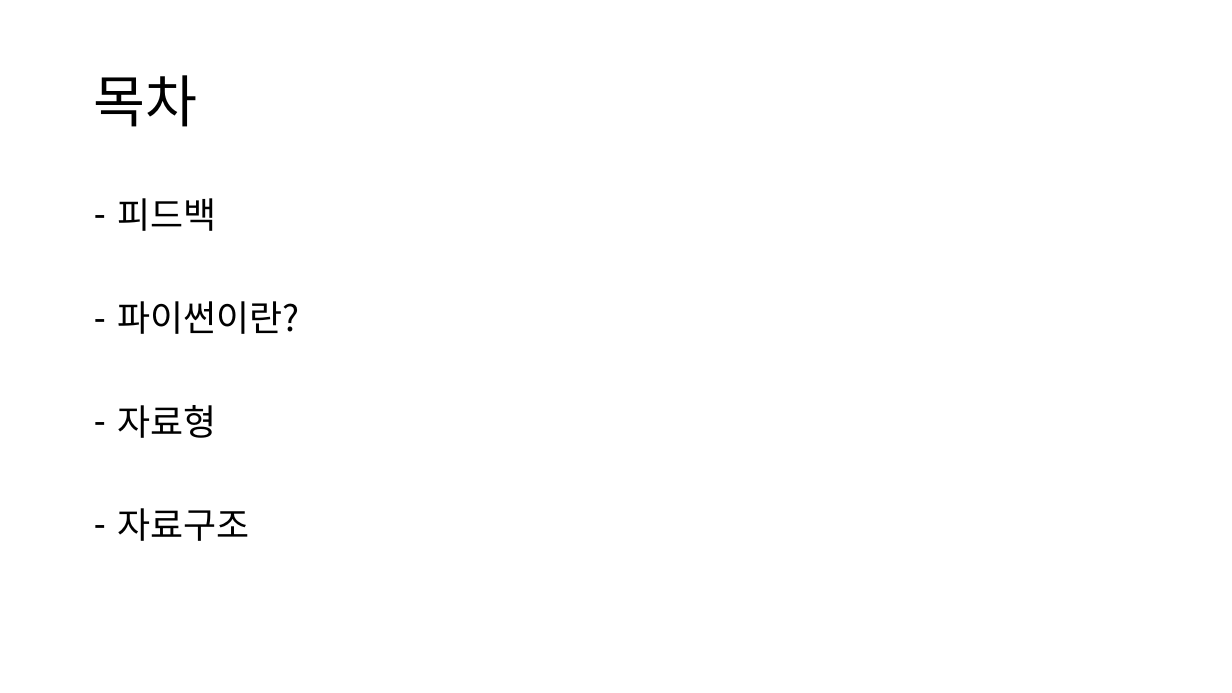
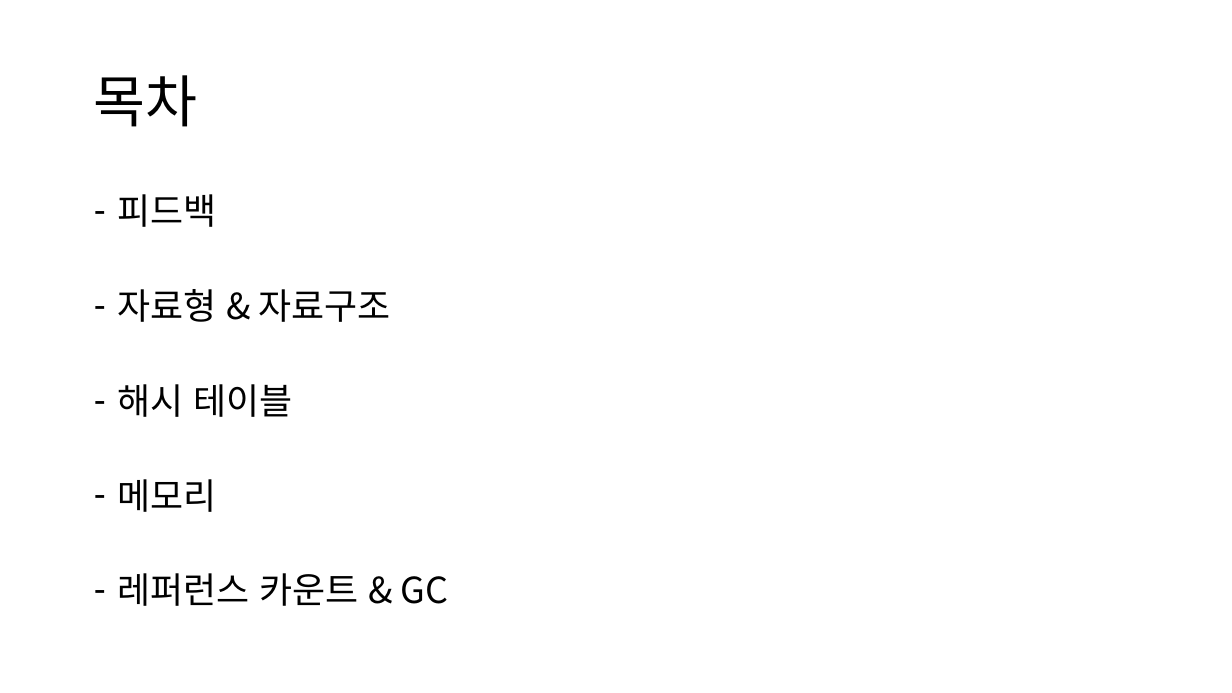
Before and after one commit to cs-study-org/cs-study, a slide deck: slide 2 of 05/beom/python_data&memory.pptx. Drawn at 1232x693 pixels with LibreOffice and Linux fonts; fonts in the diff are those of the drawing. Boxes give left, top, right and bottom in pixels: in the first picture for what was removed or moved away, otherwise in the second. Text is boxed around its words. In the diff, an @@ line names an element or a change of style, - is before the commit and + after.

```diff
--- a/05/beom/python_data&memory.pptx
+++ b/05/beom/python_data&memory.pptx
@@ text at box(117, 194, 216, 227): line spacing 0.9 to 0.8 @@
@@ text at box(117, 289, 449, 606): text changed @@
-– 파이썬이란?
-– 자료형
-– 자료구조
+– 자료형 & 자료구조
+– 해시 테이블
+– 메모리
+– 레퍼런스 카운트 & GC
```
Also in this commit, not shown: 6 other slides changed, 2 other files.
